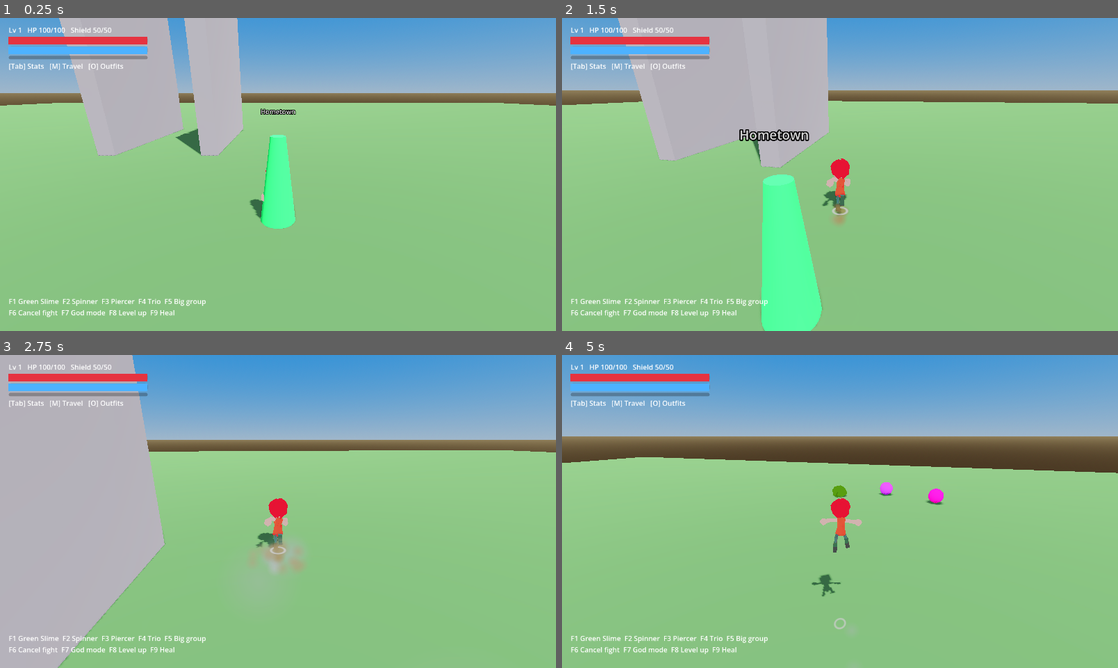
Above: before the commit, frames 1-4 (two rows, left to right).
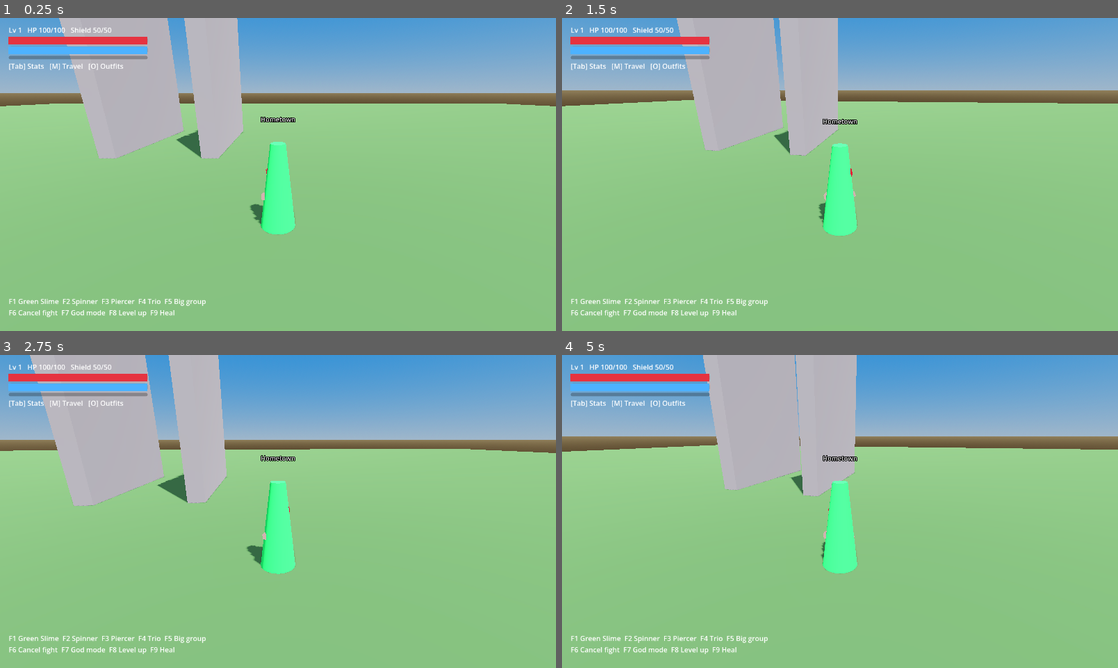
Above: after the commit, the same moments.

Repository: doggoanim/Krits
Game: Godot game, scene res://main.tscn
The game is run twice, just before and just after one commit, with the same random seed, the same clock (stepped at 60 frames per second) and the same inputs.
Inputs (mouse positions are in pixels of both pictures, inside the frame that each line leads up to):
- Up to frame 1 (0.25 s): no input
- Up to frame 2 (1.5 s): tap Enter at 0.5 s; move the mouse to (867, 174) at 0.52 s; hold Ctrl (crouch_pound) 0.53-1.28 s; hold W (move_forward) from 0.53 s (still down); tap Space (jump) at 0.77 s; move the mouse to (812, 174) at 1.27 s; tap E (interact) at 1.35 s
- Up to frame 3 (2.75 s): keep holding W (move_forward); tap Space (jump) at 1.52 s; move the mouse to (289, 505) at 2.02 s; hold Shift (roll_dive) from 2.03 s (still down)
- Up to frame 4 (5 s): keep holding W (move_forward); move the mouse to (834, 517) at 2.77 s; release Shift (roll_dive) at 2.78 s; tap Ctrl (crouch_pound) at 2.85 s; tap Space (jump) at 3.02, 3.77, 4.52 s; move the mouse to (878, 514) at 3.52 s; tap E (interact) at 3.6 s; move the mouse to (795, 508) at 4.27 s; tap Shift (roll_dive) at 4.35 s

The runs differ from the first frame. In frame 1, 1.0% of the frame differs, in the area x 0-100%, y 12-70%; in frame 2, 11%; in frame 3, 23%, in the area x 0-100%, y 0-100%; in frame 4, 16%.
Error after the commit: Parse Error: Cannot infer the type of "to" variable because the value doesn't have a set type. (res://player/player_xray.gd:62)

Commit message:
Only show the x-ray silhouette when fully obstructed
Sample three heights (feet, waist, head) instead of a single point at
chest height, and require every sample to be blocked before showing
the halftone silhouette. A sliver of the player peeking over a ledge
or around a corner now stays a normal visible character instead of
flashing into x-ray.

Co-Authored-By: Claude Sonnet 5 <noreply@anthropic.com>
Claude-Session: https://claude.ai/code/session_01TYpdm1jACUqsWG6yyTxbgm

Diff:
--- a/player/player_xray.gd
+++ b/player/player_xray.gd
@@ -7,11 +7,14 @@
 ## than a flat transparent fill. Built from duplicates of the player's own
 ## model meshes (sharing the same skeleton as the original, via
 ## MeshInstance3D.duplicate(), so they follow the animation automatically
-## with no per-frame work needed), toggled visible only while a raycast
-## from the camera to the player is actually blocked.
+## with no per-frame work needed), toggled visible only while the camera's
+## view of the player is fully blocked — sampling several heights (feet,
+## waist, head) rather than one point, so a sliver of the character still
+## peeking over/around cover counts as visible, not occluded.
 
 const SHADER := preload("res://player/xray_halftone.gdshader")
 const CHECK_INTERVAL := 0.08   ## raycasts aren't free; a handful of checks a second is plenty
+const SAMPLE_HEIGHTS := [0.15, 0.5, 0.85]   ## fraction of STAND_HEIGHT, feet to head
 
 var player: Player
 var _copies: Array[MeshInstance3D] = []
@@ -54,10 +57,14 @@
 	if cam == null:
 		return false
 	var from := cam.global_position
-	var to := player.global_position + Vector3.UP * (Player.STAND_HEIGHT * 0.5)
-	if from.distance_squared_to(to) < 0.01:
-		return false
-	var query := PhysicsRayQueryParameters3D.create(from, to, 1)   # world geometry only
-	query.exclude = [player.get_rid()]
-	var hit := player.get_world_3d().direct_space_state.intersect_ray(query)
-	return not hit.is_empty()
+	var space := player.get_world_3d().direct_space_state
+	for h in SAMPLE_HEIGHTS:
+		var to := player.global_position + Vector3.UP * (Player.STAND_HEIGHT * h)
+		if from.distance_squared_to(to) < 0.01:
+			return false
+		var query := PhysicsRayQueryParameters3D.create(from, to, 1)   # world geometry only
+		query.exclude = [player.get_rid()]
+		var hit := space.intersect_ray(query)
+		if hit.is_empty():
+			return false   # this point is visible — not fully obstructed
+	return true
